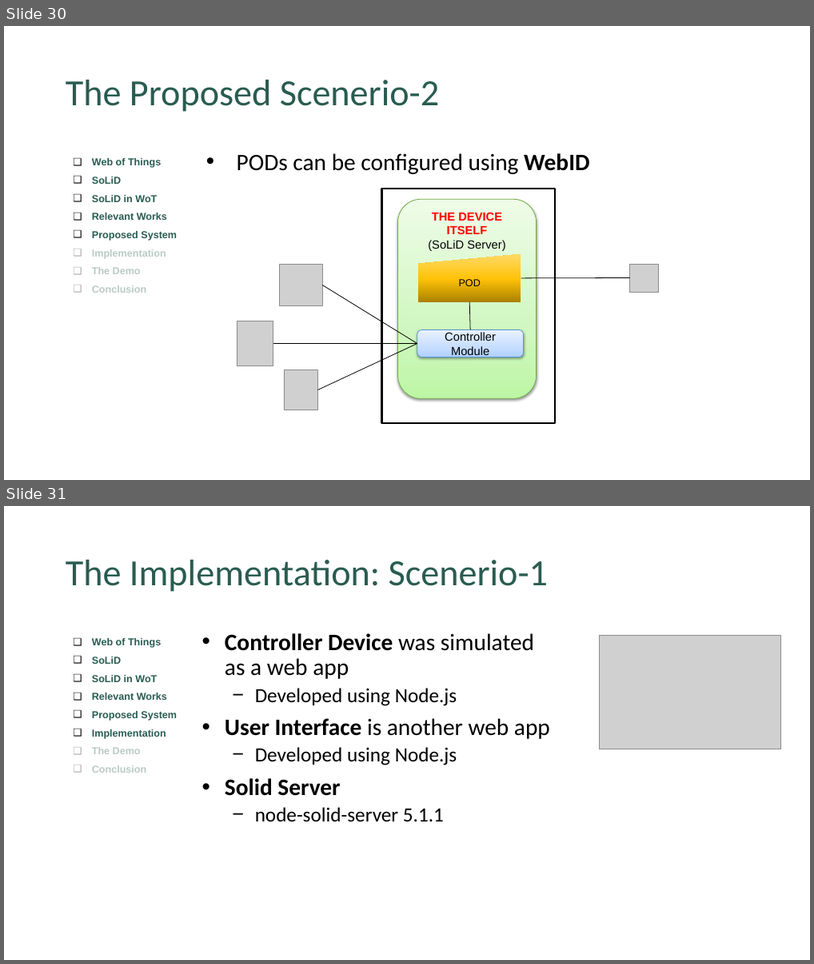
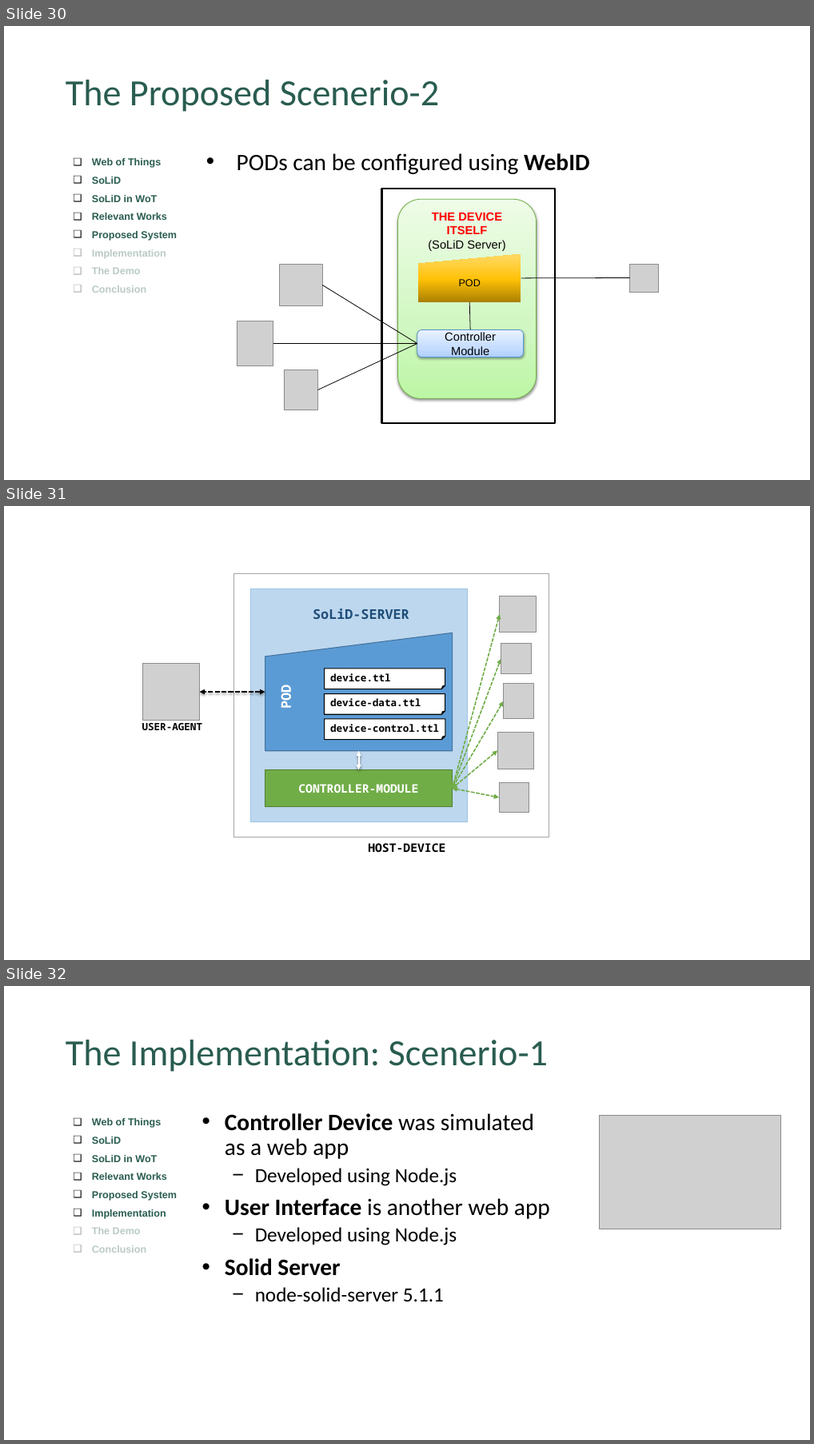
Before and after one commit to shovradas/solid-wot, a slide deck: Presentations/Group-112_SoLiD-in-WoT_Final-Presentation.pptx. Shown one above the other, each under a label of ours: slides 30 and 31 before the commit, slides 30, 31 and 32 after it. The pictures are 814x964 and 814x1444 pixels, drawn with LibreOffice and Linux fonts; fonts in the diff are those of the drawing; grey boxes stand for pictures. Boxes give left, top, right and bottom in pixels: in the first picture for what was removed or moved away, otherwise in the second. Text is boxed around its words. In the diff, an @@ line names an element or a change of style, - is before the commit and + after.

```diff
--- a/Presentations/Group-112_SoLiD-in-WoT_Final-Presentation.pptx
+++ b/Presentations/Group-112_SoLiD-in-WoT_Final-Presentation.pptx
@@ slide 31 added at (4, 506, 810, 960), background #FFFFFF @@
@@ group added at (142, 573, 549, 852): 7 double arrows, 6 pictures, 4 texts, 3 rectangles, 3 folded corners, 1 flow chart manual input @@
+CONTROLLER-MODULE
+device.ttl
+device-data.ttl
+device-control.ttl
+POD
+SoLiD-SERVER
+HOST-DEVICE
+USER-AGENT
@@ what was slide 31 is now slide 32 @@
```
Also in this commit, not shown: 5 other files.
